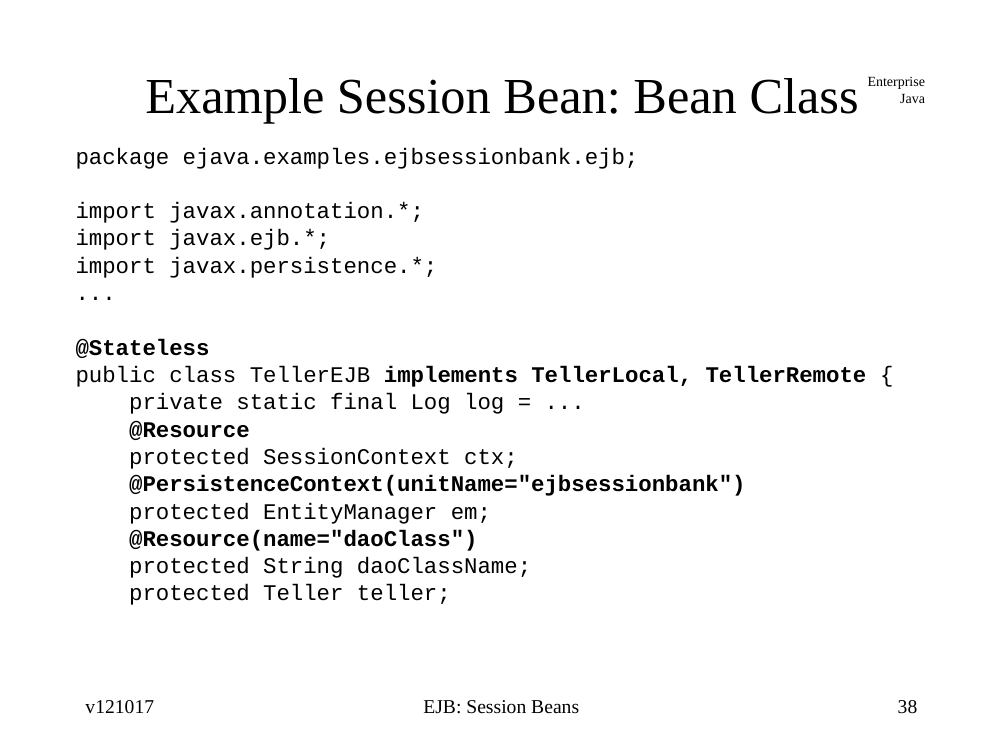
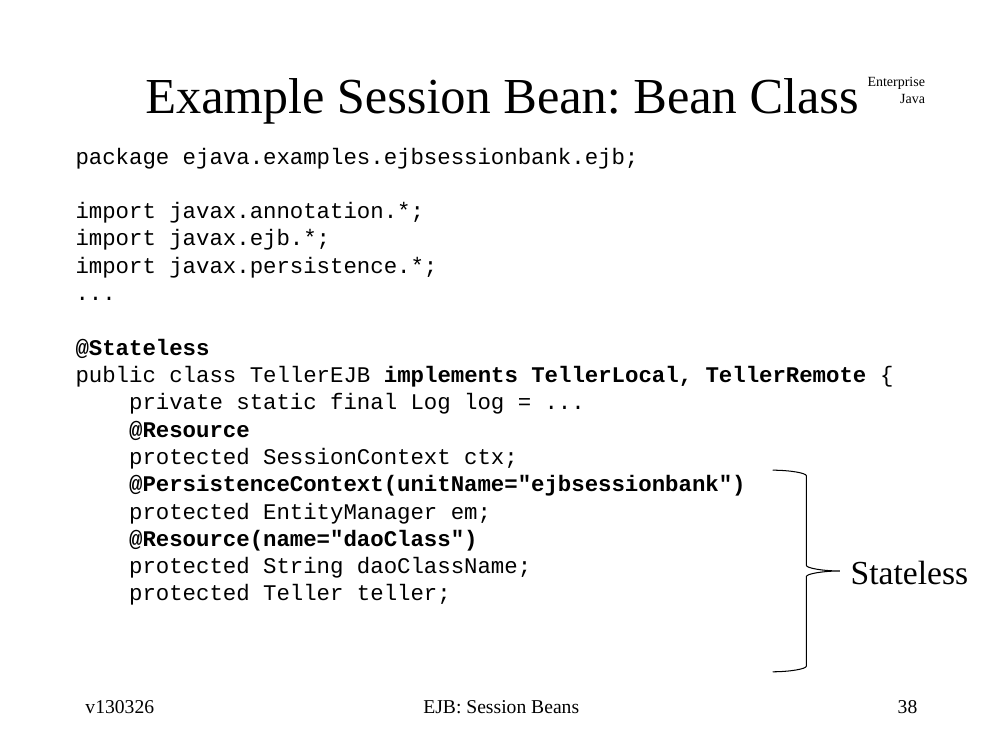
Before and after one commit to jcstaff/ejava-javaee, a slide deck: slide 38 of ejbsessionBank/src/site/resources/lectures/ejbSession.ppt. Drawn at 1008x756 pixels with LibreOffice and Linux fonts; fonts in the diff are those of the drawing. Boxes give left, top, right and bottom in pixels: in the first picture for what was removed or moved away, otherwise in the second. Text is boxed around its words. In the diff, an @@ line names an element or a change of style, - is before the commit and + after.

Commit message:
updated readability of EJB slides and added singleton state machine

```diff
--- a/ejbsessionBank/src/site/resources/lectures/ejbSession.ppt
+++ b/ejbsessionBank/src/site/resources/lectures/ejbSession.ppt
@@ freeform shape added at bbox=[773, 470, 841, 671], outline #000000 0.74 pt @@
@@ text added at bbox=[851, 560, 969, 585], 24 pt, text #000000 @@
+Stateless
@@ text at bbox=[85, 700, 154, 714]: text changed @@
-v121017
+v130326
```
Also in this commit, not shown: 72 other slides changed, 1 slide added, 1 slide removed, 1 other file.
